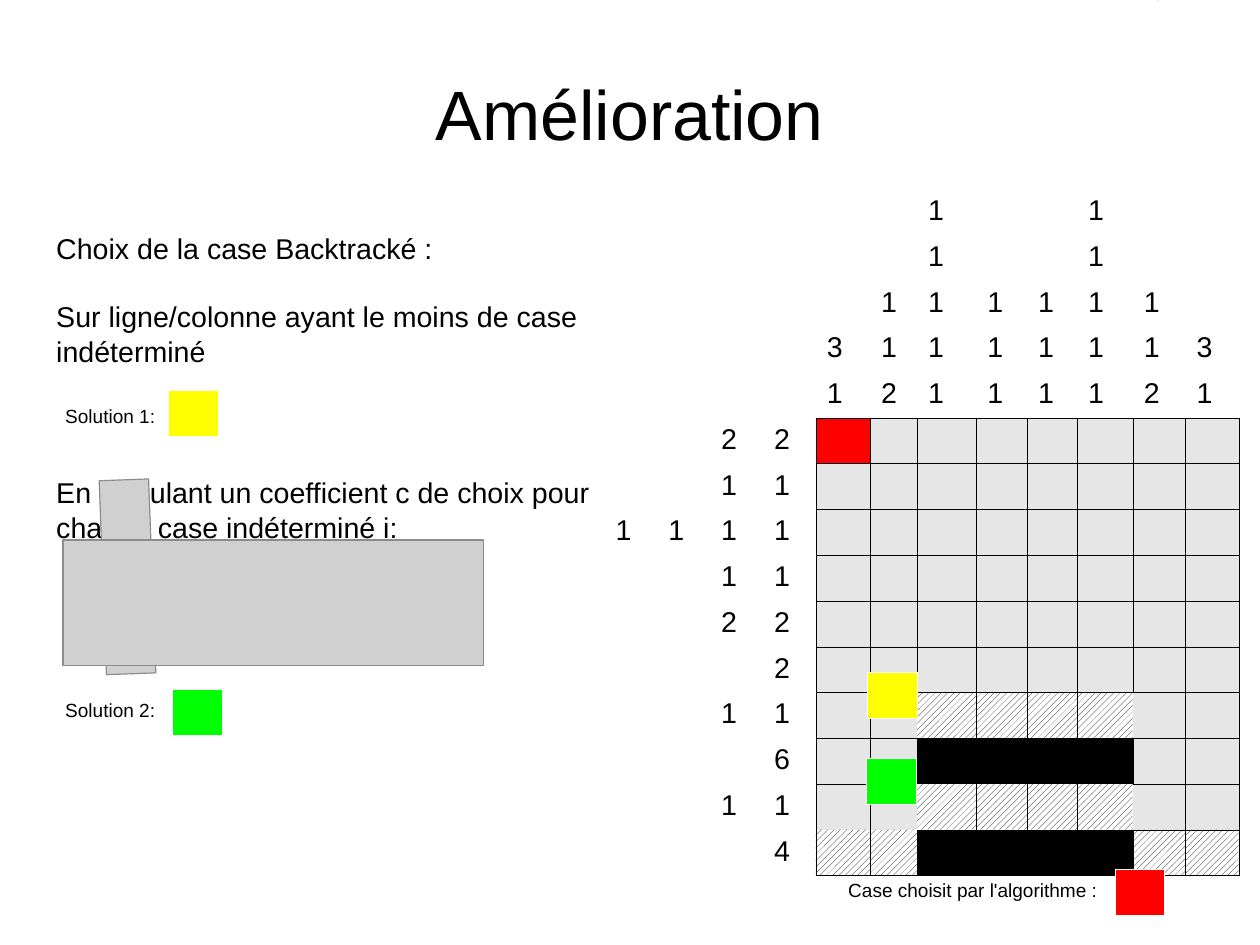
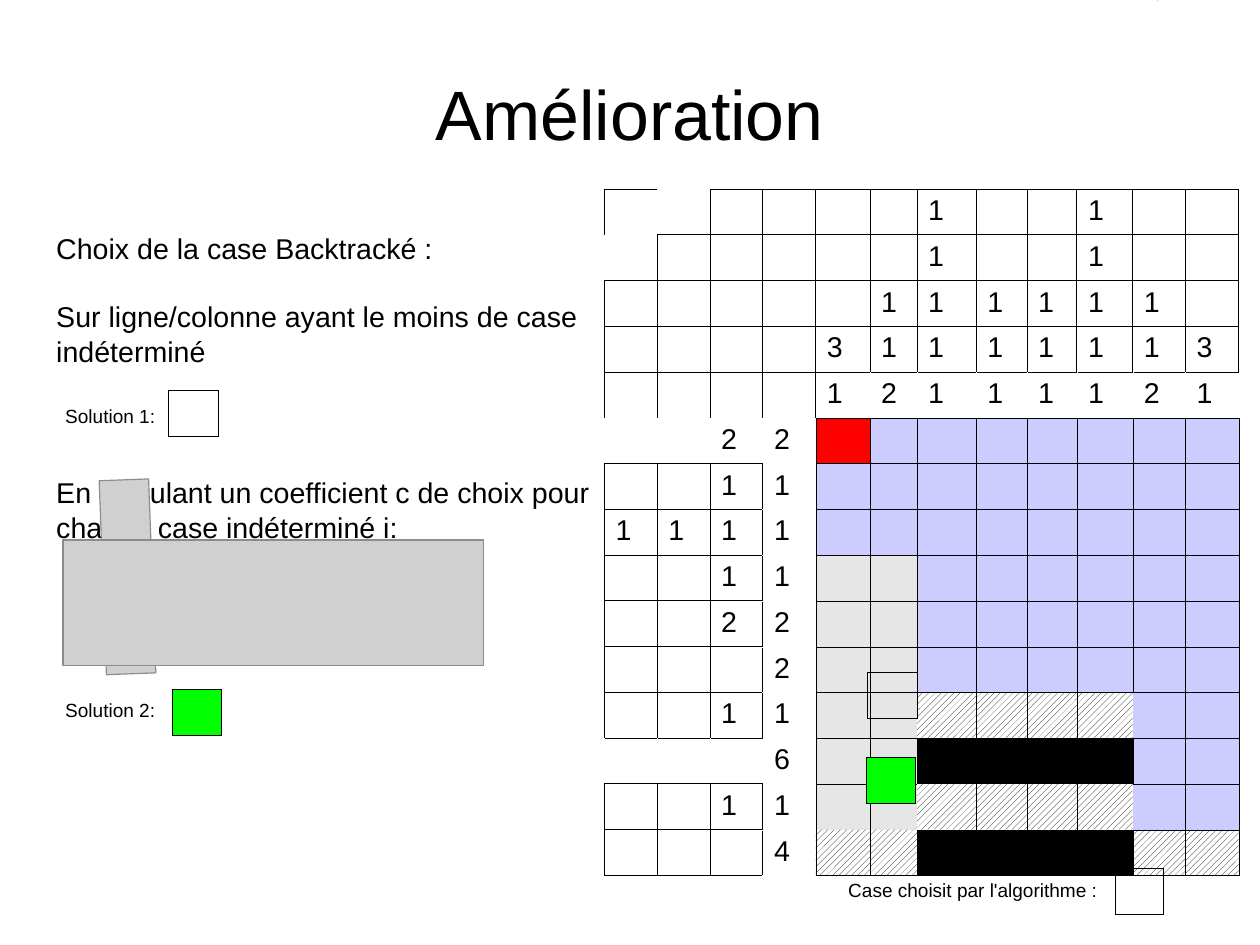
Before and after one commit to benaisc/Picross, a slide deck: slide 39 of presentation.odp. Drawn at 1260x945 pixels with LibreOffice and Linux fonts; fonts in the diff are those of the drawing; grey boxes stand for pictures. Boxes give left, top, right and bottom in pixels: in the first picture for what was removed or moved away, otherwise in the second. Text is boxed around its words. In the diff, an @@ line names an element or a change of style, - is before the commit and + after.

```diff
--- a/presentation.odp
+++ b/presentation.odp
@@ table at (605, 189, 1239, 865) @@
@@ fill #FFFFFF to none in 52 cells @@
@@ fill #E6E6E6 to #CCCCFF in 47 cells @@
@@ borders changed @@
@@ table at (168, 391, 218, 437) @@
@@ borders changed @@
@@ table at (172, 689, 222, 735) @@
@@ borders changed @@
@@ table at (868, 672, 918, 718) @@
@@ borders changed @@
@@ table at (867, 758, 917, 804) @@
@@ borders changed @@
@@ table at (1116, 869, 1165, 915) @@
@@ borders changed @@
```
Also in this commit, not shown: 9 other slides changed.
